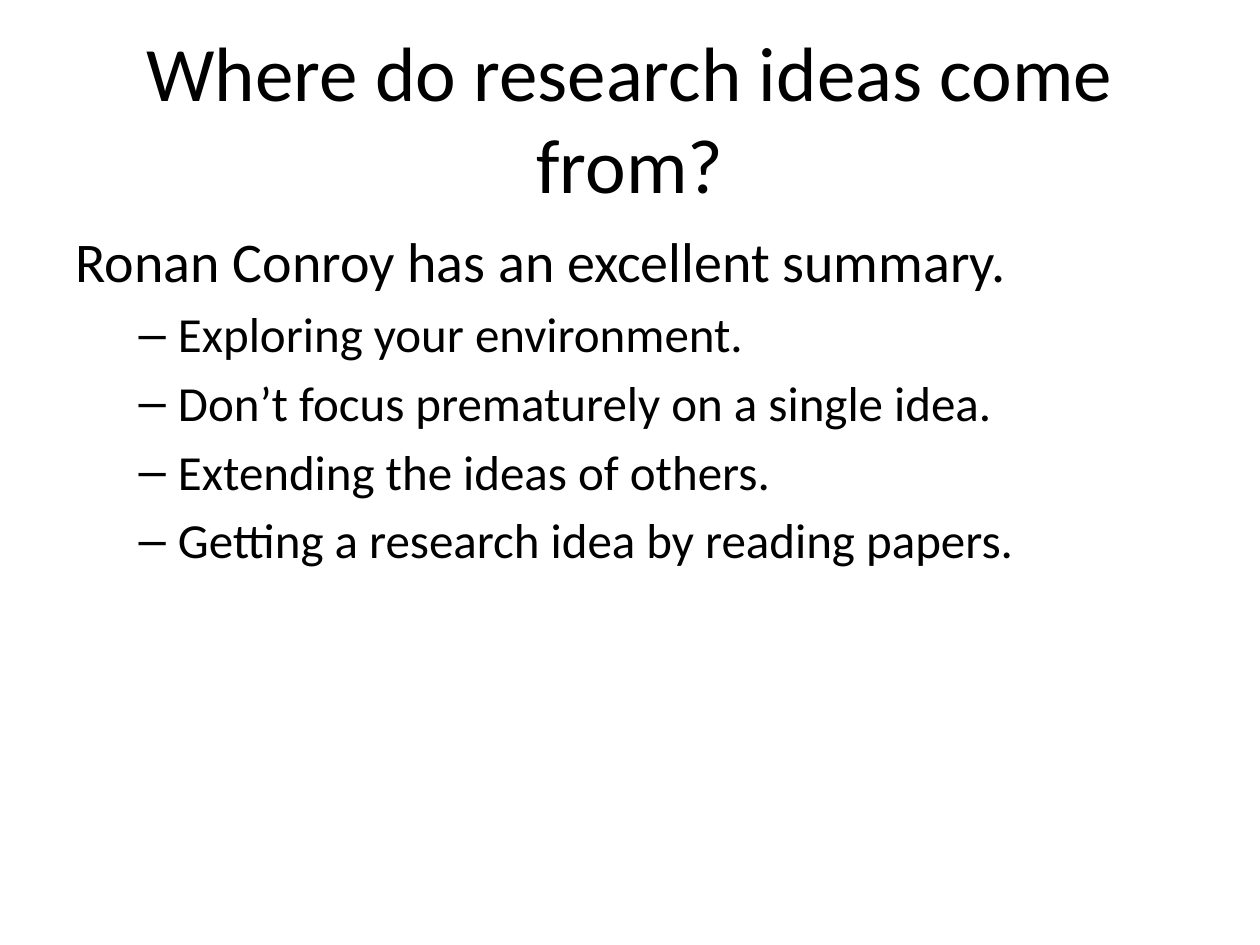
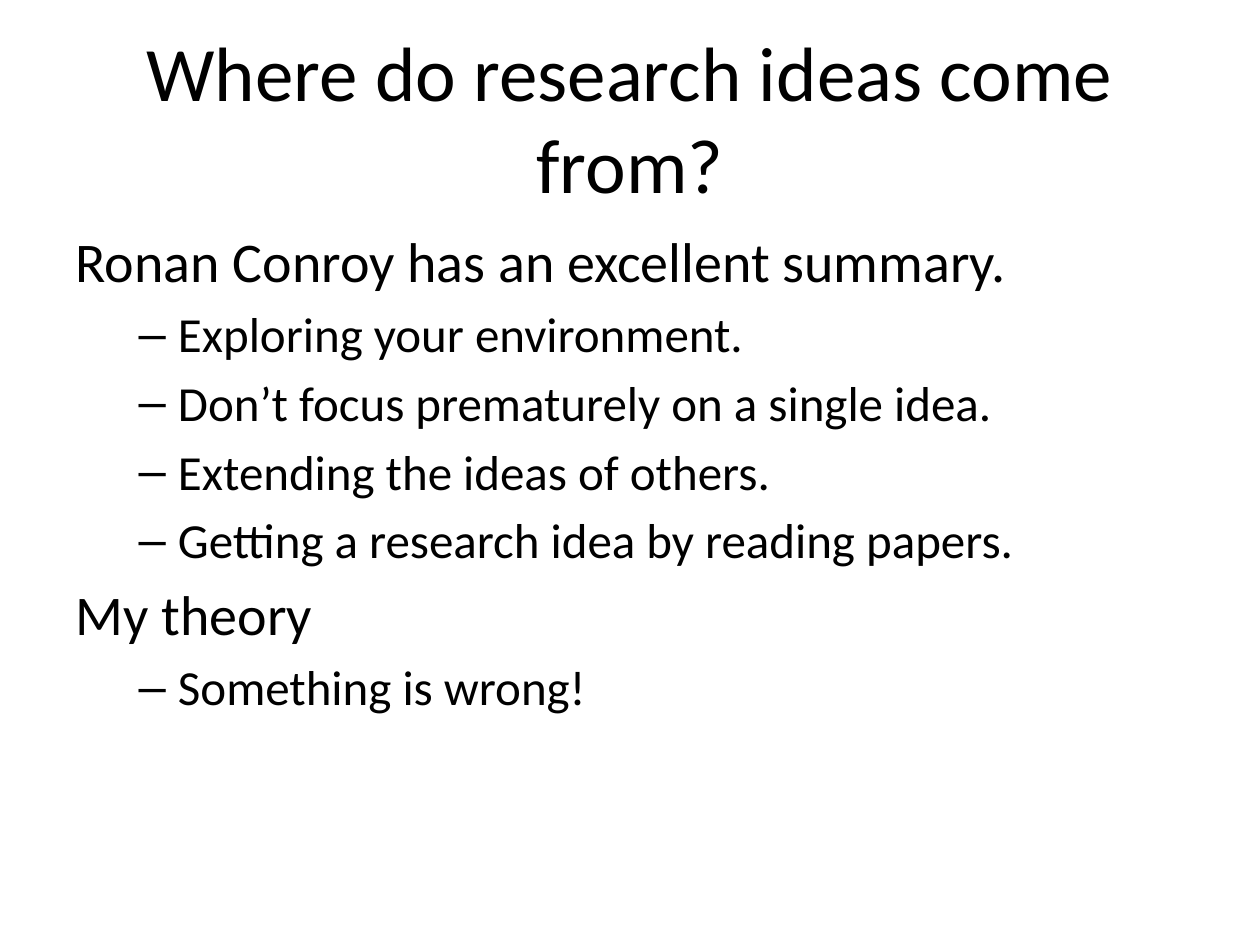
Before and after one commit to pmean/classes, a slide deck: slide 7 of clinical-research-methodology/results/video01-introduction.pptx (slide 5 before the commit). Drawn at 1260x945 pixels with LibreOffice and Linux fonts; fonts in the diff are those of the drawing. Boxes give left, top, right and bottom in pixels: in the first picture for what was removed or moved away, otherwise in the second. Text is boxed around its words. In the diff, an @@ line names an element or a change of style, - is before the commit and + after.

```diff
--- a/clinical-research-methodology/results/video01-introduction.pptx
+++ b/clinical-research-methodology/results/video01-introduction.pptx
@@ text at <box>76,596,586,714</box>: paragraphs added @@
+My theory
+  – Something is wrong!
```
Also in this commit, not shown: 5 other slides changed, 2 slides added, 1 slide removed, 2 other files.
